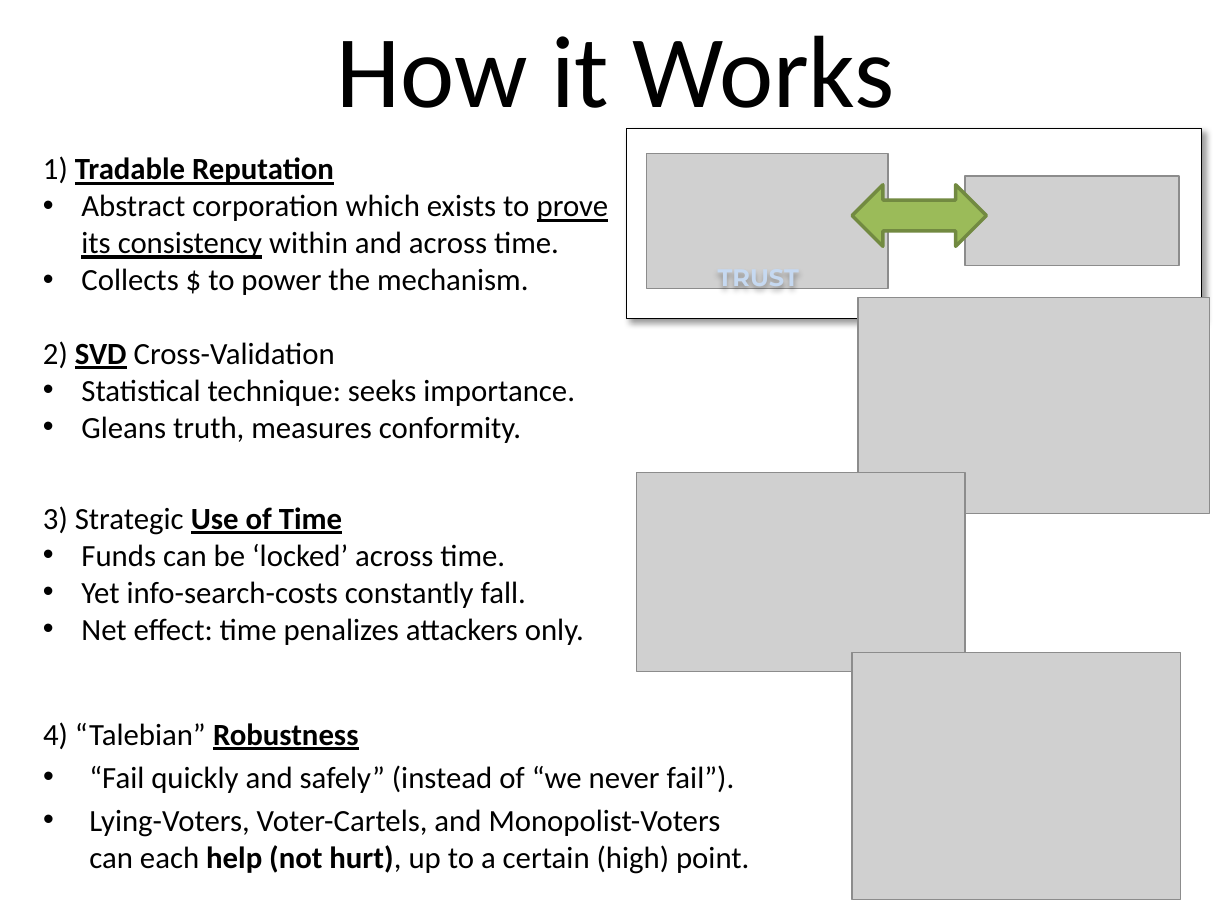
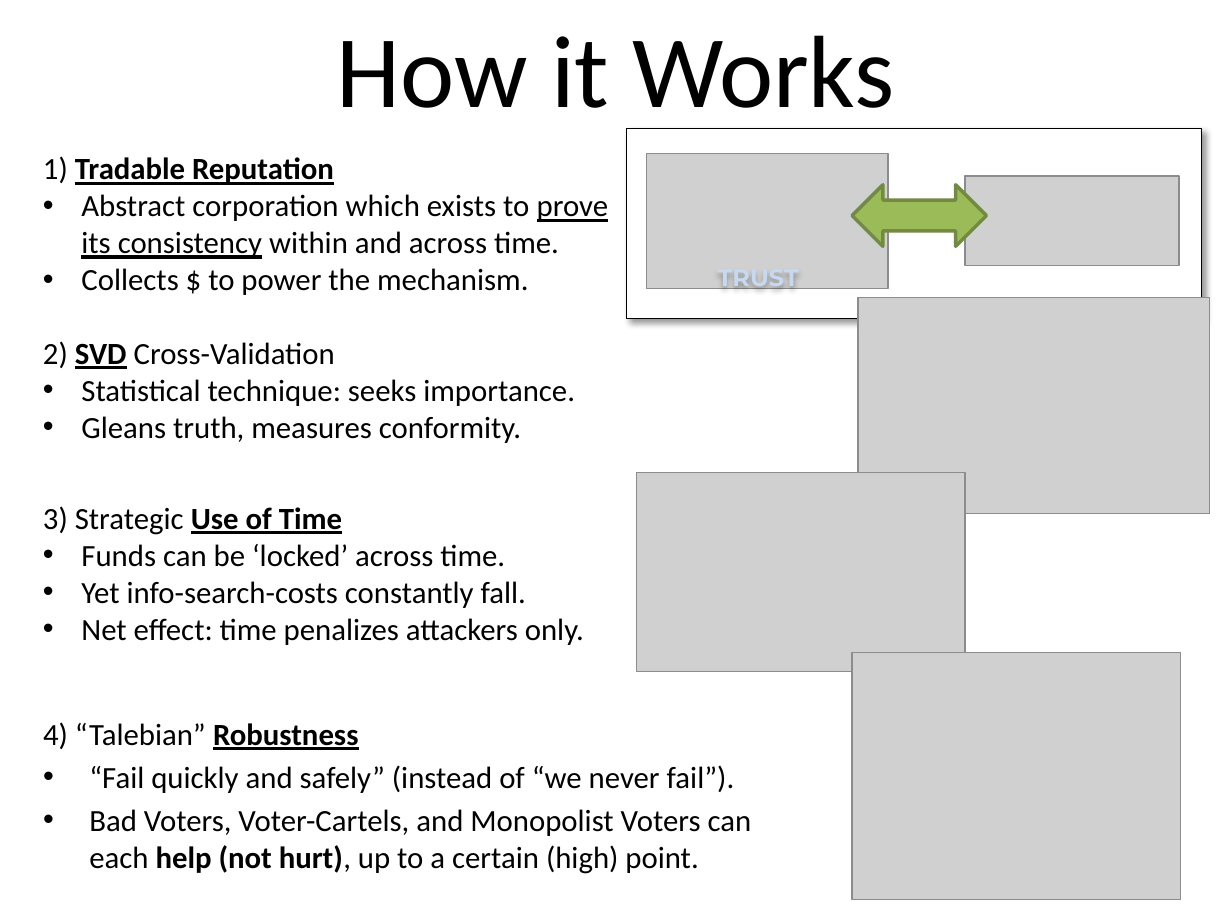
Before and after one commit to truthcoin/www.truthcoin.info, a slide deck: slide 4 of presentations/six-slide-sprint.pptx. Drawn at 1232x924 pixels with LibreOffice and Linux fonts; fonts in the diff are those of the drawing; grey boxes stand for pictures. Boxes give left, top, right and bottom in pixels: in the first picture for what was removed or moved away, otherwise in the second. Text is boxed around its words. In the diff, an @@ line names an element or a change of style, - is before the commit and + after.

```diff
--- a/presentations/six-slide-sprint.pptx
+++ b/presentations/six-slide-sprint.pptx
@@ text at [89,809,752,874]: text changed @@
-• Lying-Voters, Voter-Cartels, and Monopolist-Voters can each help (not hurt), up to a certain (high) point.
+• Bad Voters, Voter-Cartels, and Monopolist Voters can each help (not hurt), up to a certain (high) point.
```
Also in this commit, not shown: 3 other slides changed, 6 other files.
